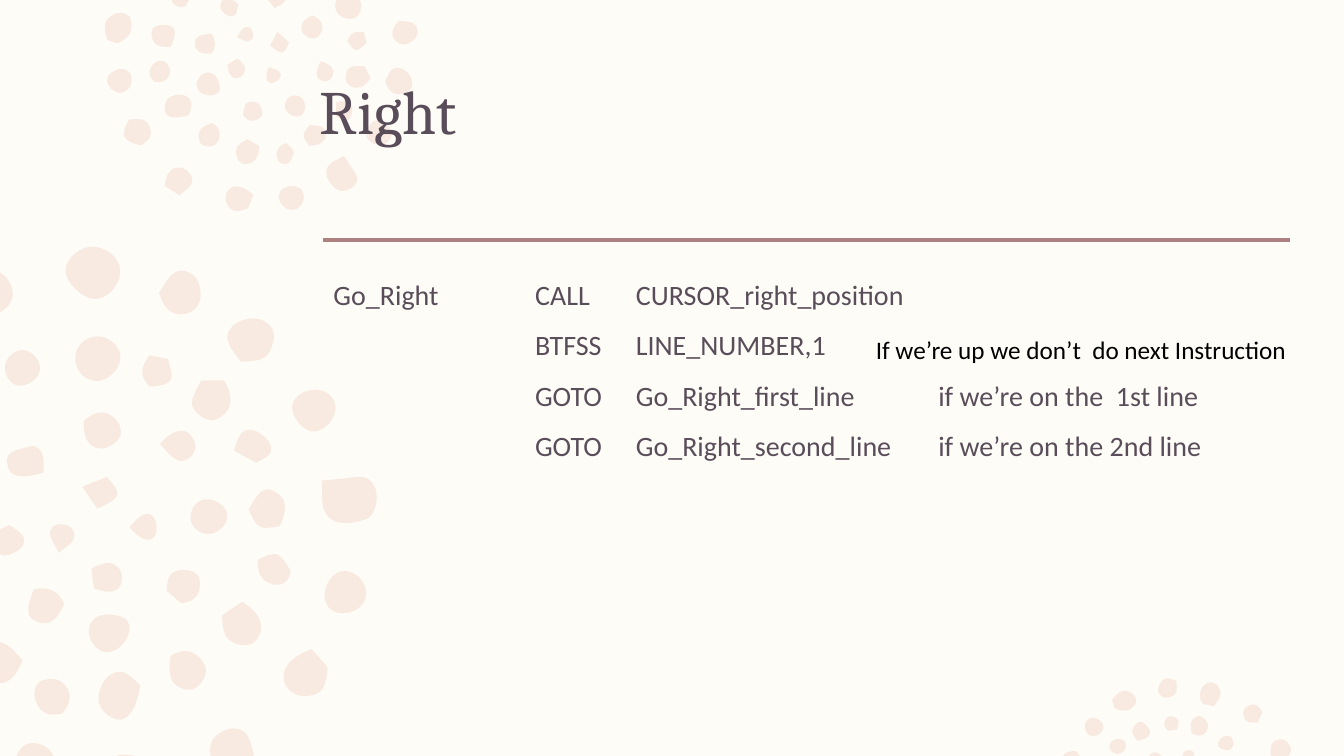
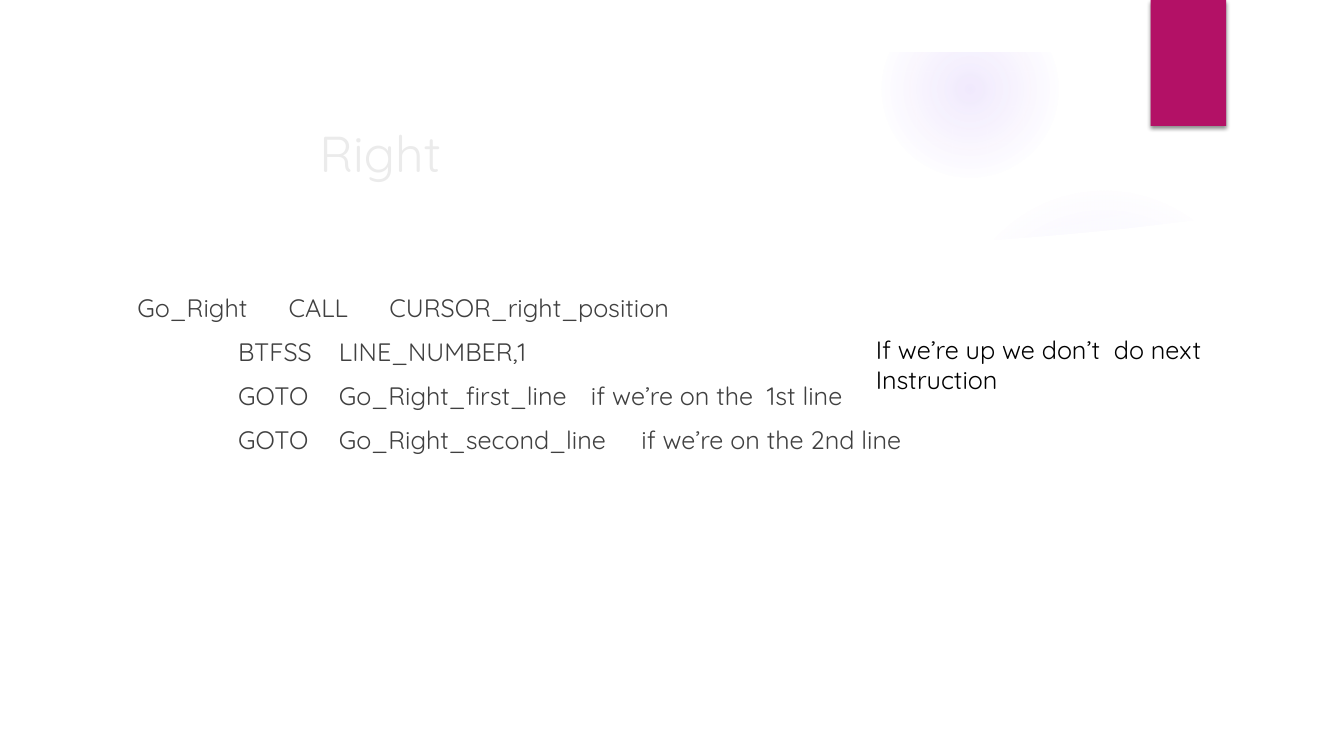
Before and after one commit to marwanj/Assembly-Language, a slide deck: slide 35 of Group_42_powerpoint.pptx (slide 36 before the commit). Drawn at 1344x756 pixels with LibreOffice and Linux fonts; fonts in the diff are those of the drawing; background and template pictures are left out. Boxes give left, top, right and bottom in pixels: in the first picture for what was removed or moved away, otherwise in the second. Text is boxed around its words. In the diff, an @@ line names an element or a change of style, - is before the commit and + after.

```diff
--- a/Group_42_powerpoint.pptx
+++ b/Group_42_powerpoint.pptx
@@ background #FEFCF7 to picture (left out) @@
@@ freeform shape: place and size @@
-freeform shape at (0, 0, 1293, 756)
+freeform shape at (0, 0, 1344, 756)
@@ freeform shape at (0, 0, 1344, 756): fill #F2D1C2 at 40% opacity to #FFFFFF @@
@@ rectangle added at (1150, 0, 1226, 126), fill #B31166 @@
@@ title "Right" at (310, 71, 1291, 235): size 44 to 36 pt, font Cambria to Quicksand, text colour #5A4D5A to #EBEBEB; line spacing 0.99 to 1; vertical alignment top to middle @@
@@ group added at (0, 1, 1302, 756): 4 ellipses, 2 freeform shapes @@
@@ line removed from (324, 240) to (1291, 240) @@
@@ text "Go_Right CALL CURSOR_right_position": place and size @@
-text "Go_Right CALL CURSOR_right_position" at (333, 285, 1201, 461)
+text "Go_Right CALL CURSOR_right_position" at (137, 298, 901, 454)
@@ text "Go_Right CALL CURSOR_right_position" at (137, 298, 901, 454): size 20 to 18 pt, font Calibri to Quicksand, text colour #5A4D5A to #404040; line spacing 1.11 to 1 @@
@@ text "If we’re up we don’t ..." at (876, 340, 1201, 364): font Calibri to Quicksand @@
```
Also in this commit, not shown: 39 other slides changed, 1 slide removed.
